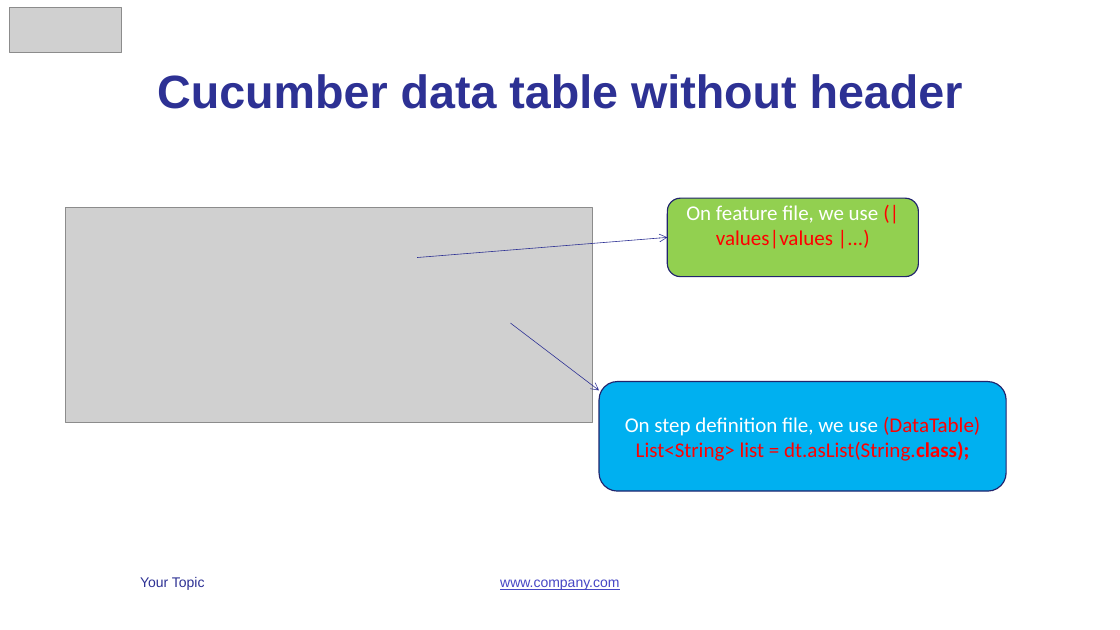
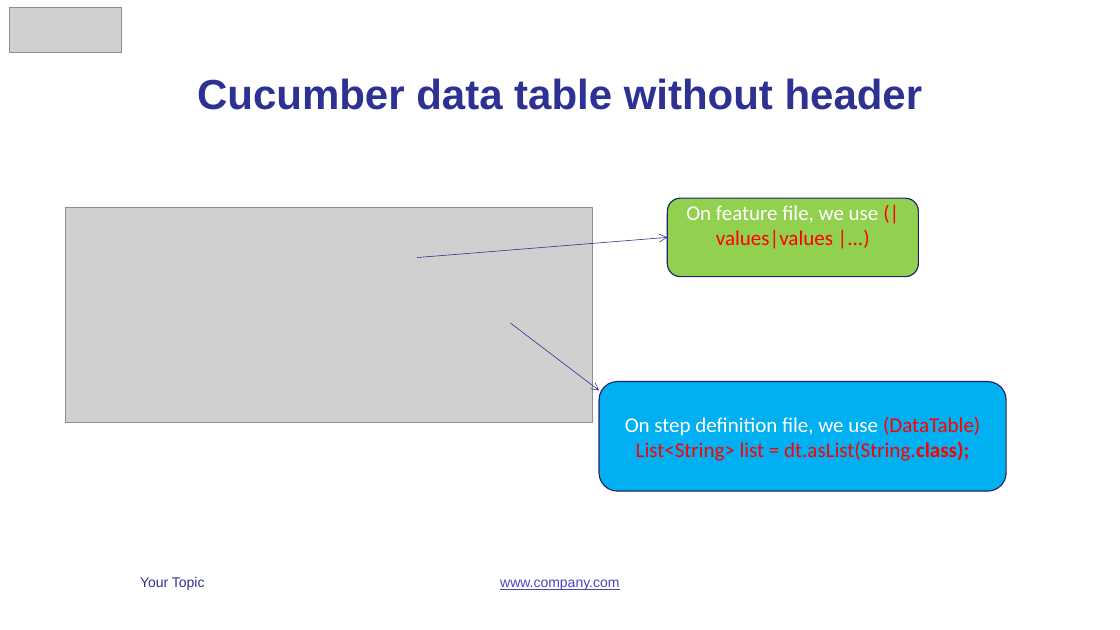
Before and after one commit to vunguyen2588/Cucumber, a slide deck: slide 22 of b4uconference_cucumber_slide.pptx. Drawn at 1120x630 pixels with LibreOffice and Linux fonts; fonts in the diff are those of the drawing; grey boxes stand for pictures. Boxes give left, top, right and bottom in pixels: in the first picture for what was removed or moved away, otherwise in the second. Text is boxed around its words. In the diff, an @@ line names an element or a change of style, - is before the commit and + after.

```diff
--- a/b4uconference_cucumber_slide.pptx
+++ b/b4uconference_cucumber_slide.pptx
@@ title "Cucumber data table without header" at (x1=197, y1=78, x2=923, y2=110): size 40 to 36 pt @@
```
Also in this commit, not shown: 1 other slide changed.
